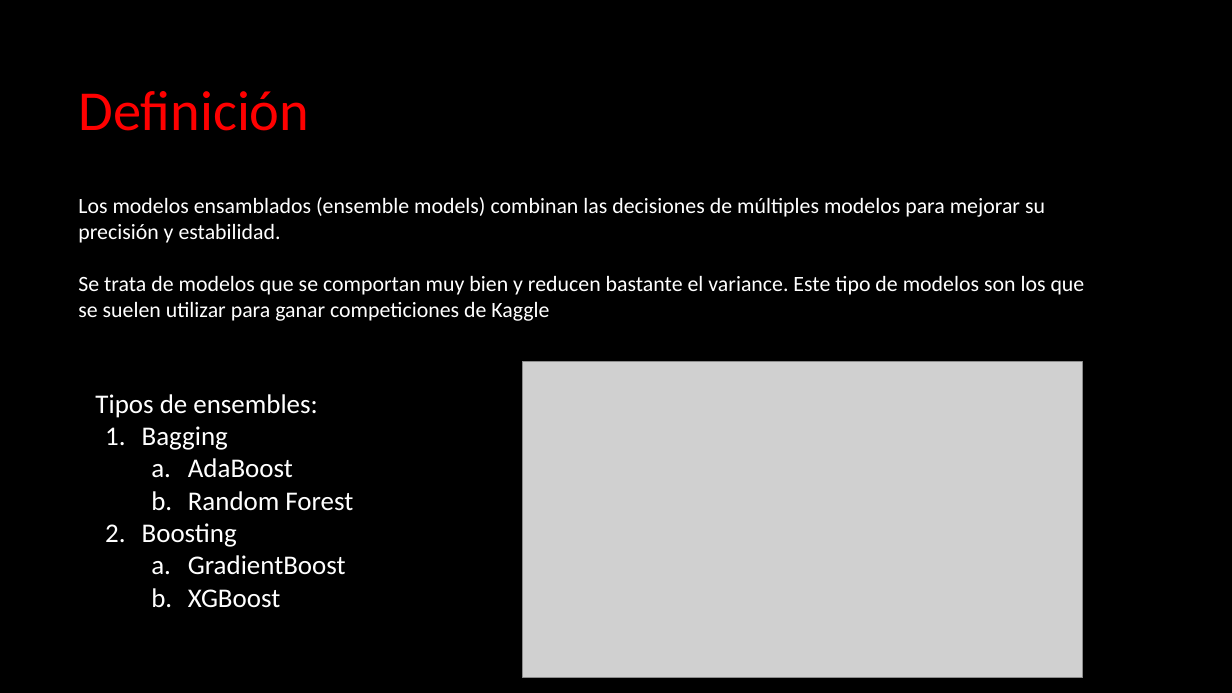
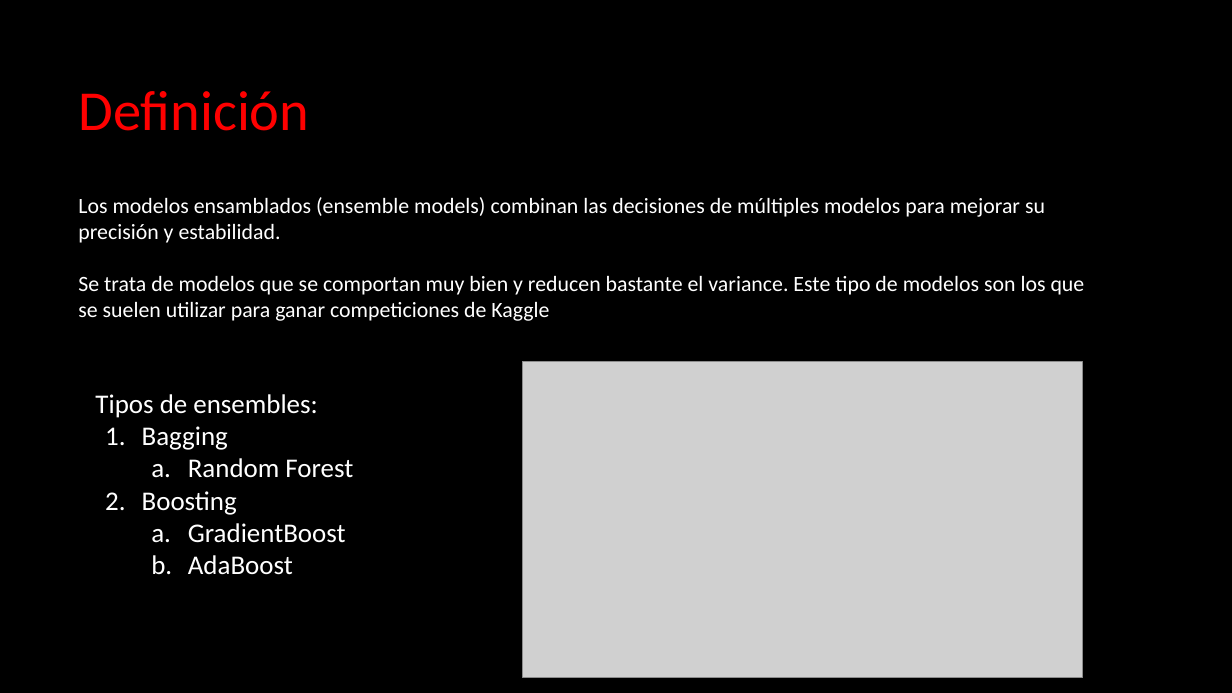
Before and after one commit to franciscocanon-thebridge/bootcamp_thebridge_PTSep20, a slide deck: slide 3 of Bloque 3 - Machine Learning/01_Supervisado/9-Ensemble/ML - Ensembling.pptx. Drawn at 1232x693 pixels with LibreOffice and Linux fonts; fonts in the diff are those of the drawing; grey boxes stand for pictures. Boxes give left, top, right and bottom in pixels: in the first picture for what was removed or moved away, otherwise in the second. Text is boxed around its words. In the diff, an @@ line names an element or a change of style, - is before the commit and + after.

```diff
--- a/Bloque 3 - Machine Learning/01_Supervisado/9-Ensemble/ML - Ensembling.pptx
+++ b/Bloque 3 - Machine Learning/01_Supervisado/9-Ensemble/ML - Ensembling.pptx
@@ text at (x1=188, y1=458, x2=293, y2=478): paragraph removed @@
-  a. AdaBoost
@@ text at (x1=188, y1=555, x2=293, y2=575): text changed @@
-  b. XGBoost
+  b. AdaBoost
```
Also in this commit, not shown: 2 other slides changed, 1 slide removed, 5 other files.
